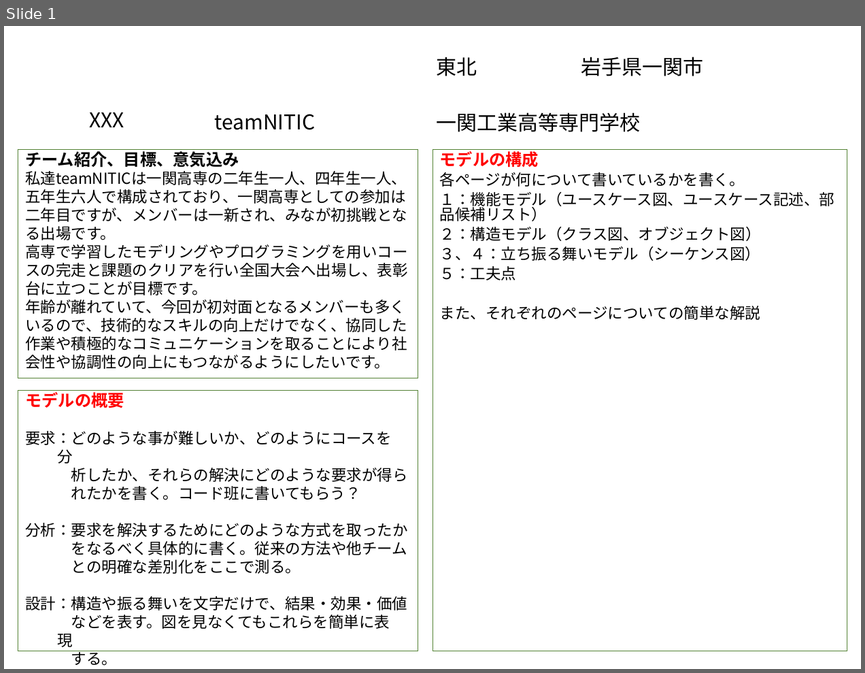
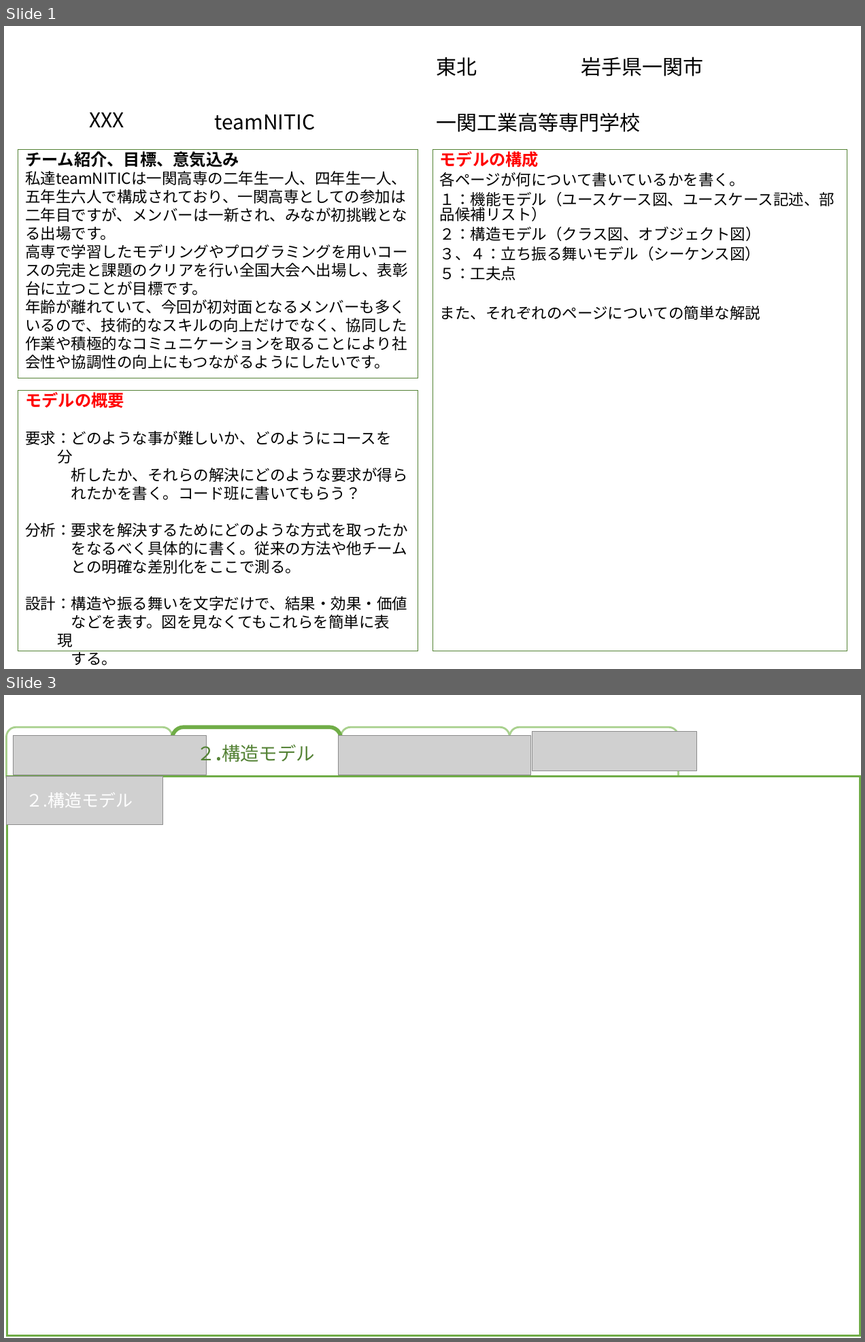
Before and after one commit to akita-lab-2019/model, a slide deck: model_file_template_primary.pptx. Shown one above the other, each under a label of ours: slide 1 before the commit, slides 1 and 3 after it; the slides between them are not shown. The pictures are 865x673 and 865x1342 pixels, drawn with LibreOffice and Linux fonts; fonts in the diff are those of the drawing; grey boxes stand for pictures; background and template pictures are left out. Boxes give left, top, right and bottom in pixels: in the first picture for what was removed or moved away, otherwise in the second. Text is boxed around its words. In the diff, an @@ line names an element or a change of style, - is before the commit and + after.

```diff
--- a/model_file_template_primary.pptx
+++ b/model_file_template_primary.pptx
@@ slide 3 added at (4,695,861,1338), background #FFFFFF @@
@@ rounded rectangle added at (7,727,173,785), fill #FFFFFF, outline #A9D18E 2.25 pt @@
@@ picture added at (14,735,207,775) @@
@@ rounded rectangle added at (173,727,341,809), fill #FFFFFF, outline #70AD47 4.5 pt @@
@@ picture added at (338,735,531,775) @@
@@ rounded rectangle added at (341,727,509,785), fill #FFFFFF, outline #A9D18E 2.25 pt @@
@@ rounded rectangle added at (509,727,679,785), fill #FFFFFF, outline #A9D18E 2.25 pt @@
@@ picture added at (532,732,697,771) @@
@@ text added at (197,742,315,766), 22 pt, text #548235 @@
+２.構造モデル
@@ rectangle added at (7,777,860,1335), fill #FFFFFF, outline #70AD47 2.25 pt @@
@@ picture added at (7,777,163,825) @@
@@ text added at (26,792,133,808), 20 pt, text #FFFFFF @@
+２.構造モデル
```
Also in this commit, not shown: 3 other slides added, 4 slides removed.
